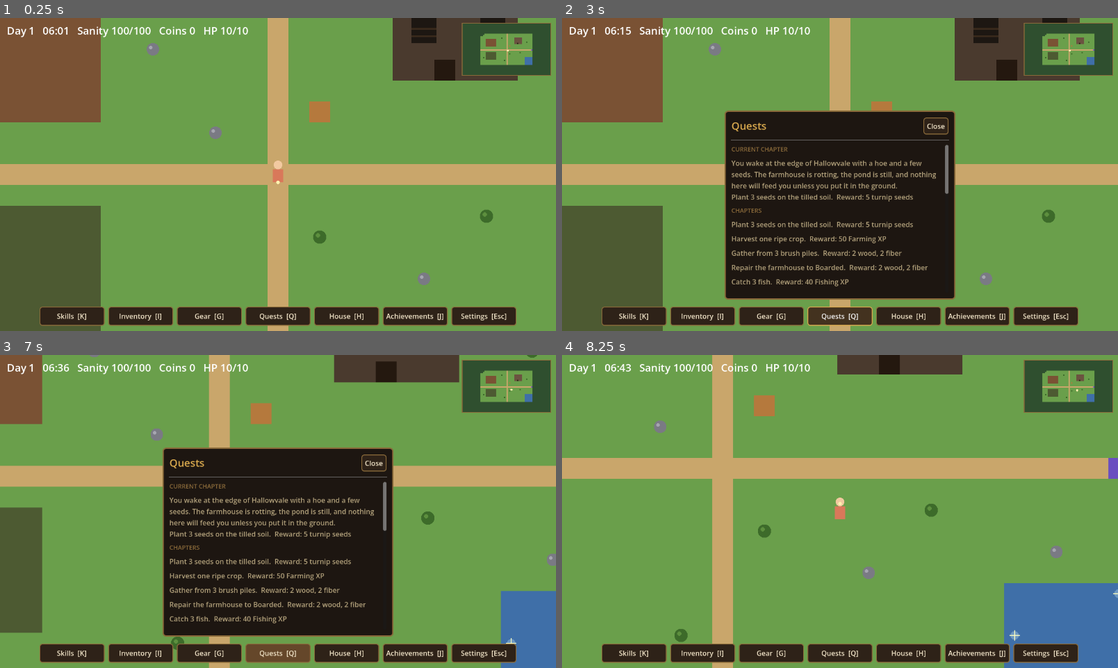
Above: before the commit, frames 1-4 (two rows, left to right).
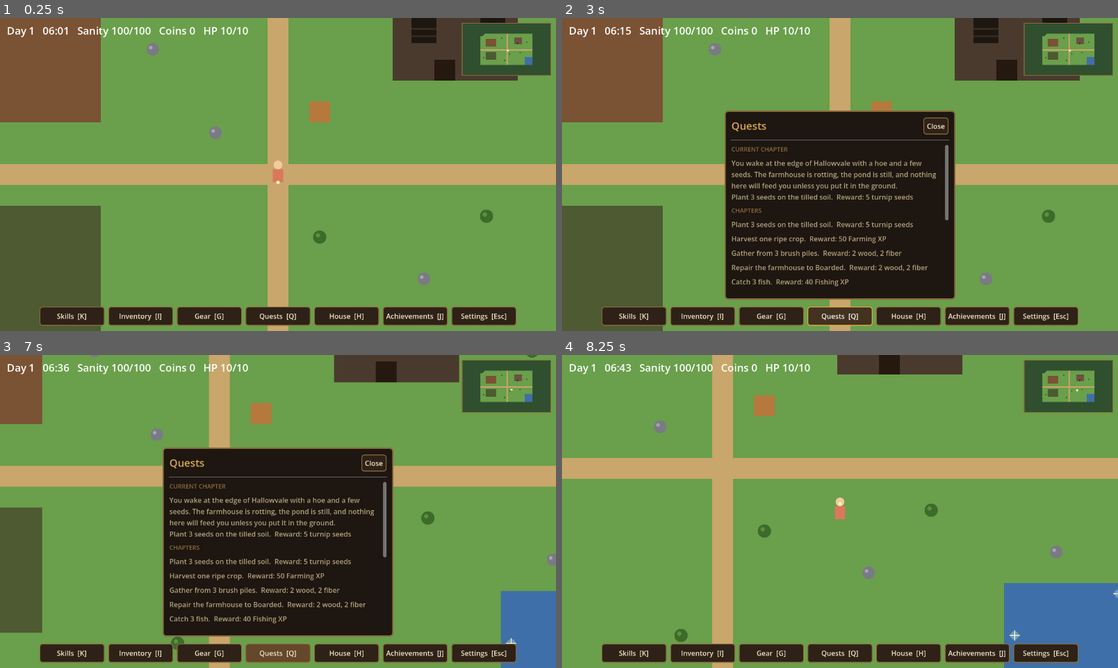
Above: after the commit, the same moments.

Repository: joshj1108/CrowCreekHollow
Game: Godot game, scene res://scenes/main.tscn
Same seed, same stepped clock (60 frames per second), same inputs: the game is played once before the commit and once after it.
Inputs (mouse positions are in pixels of both pictures, inside the frame that each line leads up to):
- Up to frame 1 (0.25 s): no input
- Up to frame 2 (3 s): click "Skills [K]" at 0.5 s; click "Inventory [I]" at 1.25 s; click "Gear [G]" at 2 s; click "Quests [Q]" at 2.75 s
- Up to frame 3 (7 s): click "House [H]" at 3.5 s; click "Achievements [J]" at 4.25 s; click "Settings [Esc]" at 5 s; tap Enter at 5.75 s; move the mouse to (400, 495) at 5.77 s; hold D (move_right) 5.78-6.53 s; tap G (gear) at 5.85 s; click (400, 495) at 5.92 s; tap H (house) at 6.05, 6.6 s; tap Space (use) at 6.5 s; move the mouse to (166, 527) at 6.52 s; hold S (move_down) from 6.53 s (still down); tap Q (quests) at 6.8 s
- Up to frame 4 (8.25 s): move the mouse to (895, 442) at 7.27 s; release S (move_down) at 7.28 s; hold D (move_right) 7.28-8.03 s; tap Q (quests) at 7.35 s; tap Space (use) at 7.55, 8.1 s; move the mouse to (812, 574) at 8.02 s; hold W (move_up) from 8.03 s (still down); click (812, 574) at 8.17 s

The runs differ from the first frame. In frame 1, less than 0.1% of the frame differs, in the area x 95-96%, y 10-11%; in frame 2, less than 0.1%; in frame 3, less than 0.1%; in frame 4, 0.1%, in the area x 95-100%, y 10-40%.

Commit message:
Keep play on the homestead with a WORLD_ENABLED switch
Adds WORLD_ENABLED, set to false. With it off the east portal tile is not
placed, stepping out of the farm does nothing, and a save made in the wider
land returns to the homestead. The Guardian of Lowmere quests are hidden
along with their panel section, and the Combat note no longer mentions
Lowmere. The world, towns, and campsites stay in the code so the flag can
bring them back.

Co-Authored-By: Claude Haiku 5.5 <noreply@anthropic.com>
Claude-Session: https://claude.ai/code/session_016EvHBYyFANDWxunM27u84C

Diff:
--- a/scripts/main.gd
+++ b/scripts/main.gd
@@ -68,6 +68,9 @@
 const ROAD_Y := 450
 const PORTAL_TILE := Vector2i(352, 450)   # the stone that takes you back home
 const PORTAL_ARRIVE := Vector2i(354, 450) # where you step out of the farm's portal
+# false keeps play on the homestead: the east portal is off, the wider land and its
+# towns are unreachable, and the Guardian of Lowmere quests are hidden.
+const WORLD_ENABLED := false
 const LOWMERE_ORIGIN := Vector2i(380, 440)
 const ASHFORD_ORIGIN := Vector2i(470, 440)
 # Tool tiers. A hatchet fells trees. Hardwood needs a copper hatchet or better.
@@ -788,7 +791,7 @@
 					t = Tile.WATER
 				if ix >= HOUSE_IX and ix < HOUSE_IX + HOUSE_W and iy >= HOUSE_IY and iy < HOUSE_IY + HOUSE_H:
 					t = Tile.HOUSE
-				if ix == INNER_W - 1 and iy == INNER_H / 2:
+				if WORLD_ENABLED and ix == INNER_W - 1 and iy == INNER_H / 2:
 					t = Tile.PORTAL
 				if ix == STALL_IX and iy == STALL_IY:
 					t = Tile.STALL
@@ -945,9 +948,14 @@
 func _restore_saved_state() -> void:
 	_check_unlocks()
 	zone = saved_zone
+	if not WORLD_ENABLED:
+		zone = Zone.HOMESTEAD
 	hp = clampi(hp, 1, max_hp())
 	if has_saved_pos:
 		player.position = saved_pos
+	# A save made in the wider land returns to the homestead when the world is off.
+	if not WORLD_ENABLED and not _in_bounds(_player_tile()):
+		player.position = _tile_center(HOMESTEAD_ARRIVE.x, HOMESTEAD_ARRIVE.y)
 	if _in_village():
 		_sync_region()
 		_spawn_foes()
@@ -1134,7 +1142,7 @@
 			"value": "%d XP" % skill_xp[skill],
 			"progress": float(skill_xp[skill] % 100) / 100.0,
 		})
-	rows.append({"note": "Farming grows crops. Bushcrafting gat …(287 unchanged characters)… hing turns ore into bars and metal gear. Combat is earned guarding Lowmere."})
+	rows.append({"note": "Farming grows crops. Bushcrafting gat …(287 unchanged characters)… hing turns ore into bars and metal gear." + (" Combat is earned guarding Lowmere." if WORLD_ENABLED else "")})
 	return rows
 
 
@@ -1292,18 +1300,19 @@
 	rows.append({"section": "Chapters"})
 	for q in STORY:
 		rows.append(_quest_row(q, false))
-	rows.append({"section": "Guardian of Lowmere"})
-	var guardian_current: Variant = null
-	for q in GUARDIAN_QUESTS:
-		if not guardian_done.has(q["id"]):
-			guardian_current = q
-			break
-	if guardian_current != null:
-		rows.append(_quest_row(guardian_current, true))
-	else:
-		rows.append({"note": "Lowmere is safe for now."})
-	for q in GUARDIAN_QUESTS:
-		rows.append(_quest_row(q, false))
+	if WORLD_ENABLED:
+		rows.append({"section": "Guardian of Lowmere"})
+		var guardian_current: Variant = null
+		for q in GUARDIAN_QUESTS:
+			if not guardian_done.has(q["id"]):
+				guardian_current = q
+				break
+		if guardian_current != null:
+			rows.append(_quest_row(guardian_current, true))
+		else:
+			rows.append({"note": "Lowmere is safe for now."})
+		for q in GUARDIAN_QUESTS:
+			rows.append(_quest_row(q, false))
 	return rows
 
 
@@ -3138,6 +3147,8 @@
 
 
 func _check_guardian() -> void:
+	if not WORLD_ENABLED:
+		return
 	for q in GUARDIAN_QUESTS:
 		if guardian_done.has(q["id"]):
 			continue
@@ -3698,7 +3709,7 @@
 		_enter_house()
 	elif inside and kind == Tile.EXIT:
 		_leave_house()
-	elif not inside and kind == Tile.PORTAL:
+	elif not inside and WORLD_ENABLED and kind == Tile.PORTAL:
 		if current_hour >= STALL_CLOSE_HOUR:
 			_refuse_gate(tile)
 		else:
Not shown, changed: DESIGN.md
